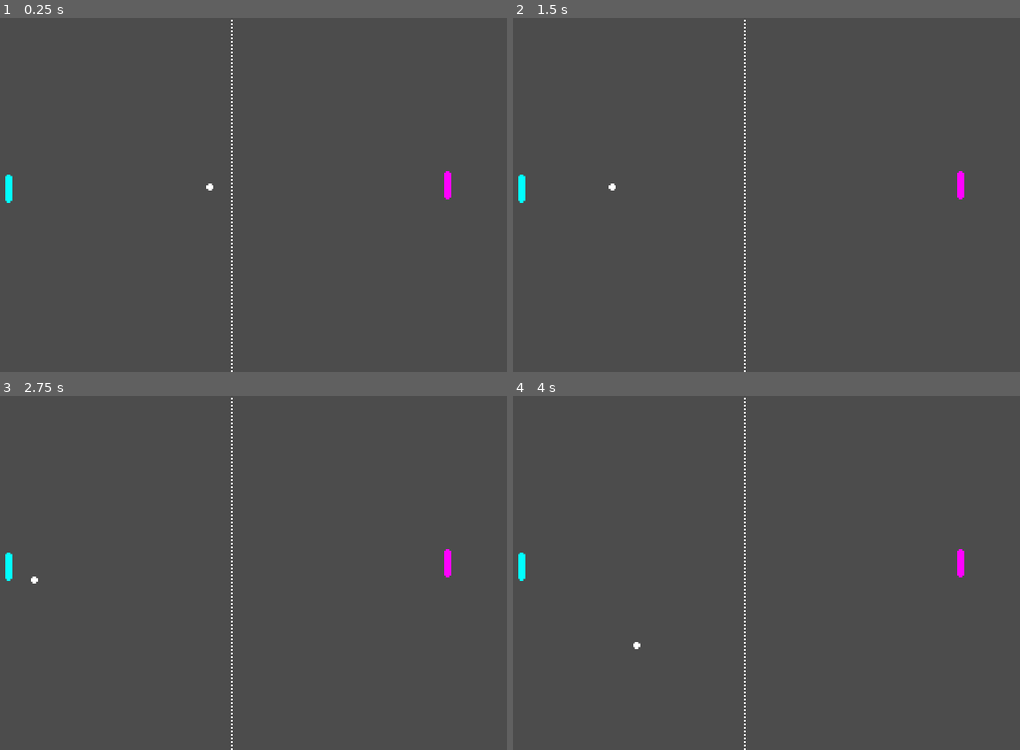
Above: before the commit, frames 1-4 (two rows, left to right).
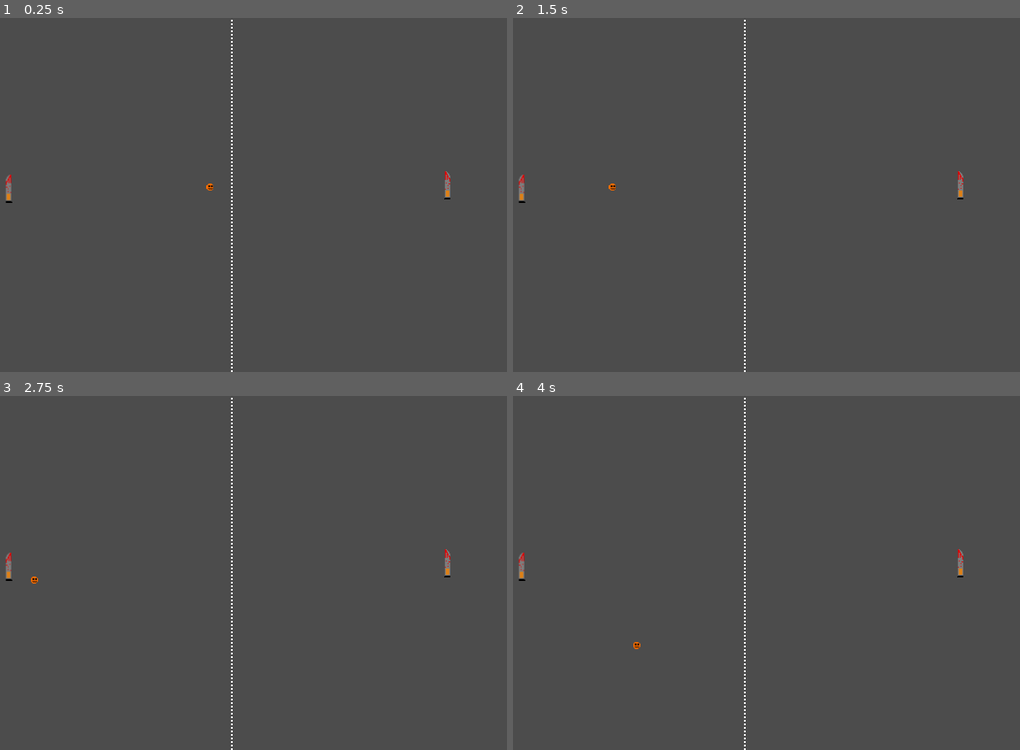
Above: after the commit, the same moments.

Repository: humb1t/sitc_jam_halloween_pong
Game: Godot game, scene res://pong.tscn
Two runs of this game, one before a commit and one after it. Both use one fixed random seed, a clock stepped at 60 frames per second and the inputs below.
Inputs:
- Up to frame 1 (0.25 s): no input
- Up to frame 2 (1.5 s): tap Enter at 0.5 s; tap Space at 1.25 s
- Up to frame 3 (2.75 s): tap Enter at 2 s
- Up to frame 4 (4 s): tap Space at 2.75 s; tap Enter at 3.5 s

The runs differ from the first frame. In frame 1, 0.2% of the frame differs, in the area x 1-90%, y 43-53%; in frame 2, 0.2%; in frame 3, 0.2%; in frame 4, 0.2%, in the area x 1-90%, y 43-72%.

Commit message:
Ready for demo

Diff:
--- a/pong.tscn
+++ b/pong.tscn
@@ -8,6 +8,7 @@
 [ext_resource path="res://separator.png" type="Texture" id=6]
 [ext_resource path="res://wall.gd" type="Script" id=7]
 [ext_resource path="res://ceiling_floor.gd" type="Script" id=8]
+[ext_resource path="res://SackJo22_-_The_Haunted_Hotel.ogg" type="AudioStream" id=9]
 
 [sub_resource type="RectangleShape2D" id=1]
 
@@ -171,6 +172,15 @@
 
 shape = SubResource( 4 )
 
+[node name="AudioStreamPlayer" type="AudioStreamPlayer" parent="." index="8"]
+
+stream = ExtResource( 9 )
+volume_db = 0.0
+pitch_scale = 1.0
+autoplay = true
+mix_target = 0
+bus = "Master"
+
 [connection signal="area_entered" from="left" to="left" method="_on_area_entered"]
 
 [connection signal="area_entered" from="right" to="right" method="_on_area_entered"]
Not shown, added: SackJo22_-_The_Haunted_Hotel.ogg.import
Binary file added: ball - Copy.png
Not shown, added: ball - Copy.png.import
Binary file changed: ball.png
Binary file changed: left_pallete.png
Binary file added: left_pallete_back.png
Not shown, added: left_pallete_back.png.import
Not shown: 1 places in pong.tscn that only renumber resources
Binary file changed: right_pallete.png
Binary file added: right_pallete_back.png
Not shown, added: right_pallete_back.png.import
Binary file added: target/html5/jack_o_dubstep.png
(and 7 more such lines)
